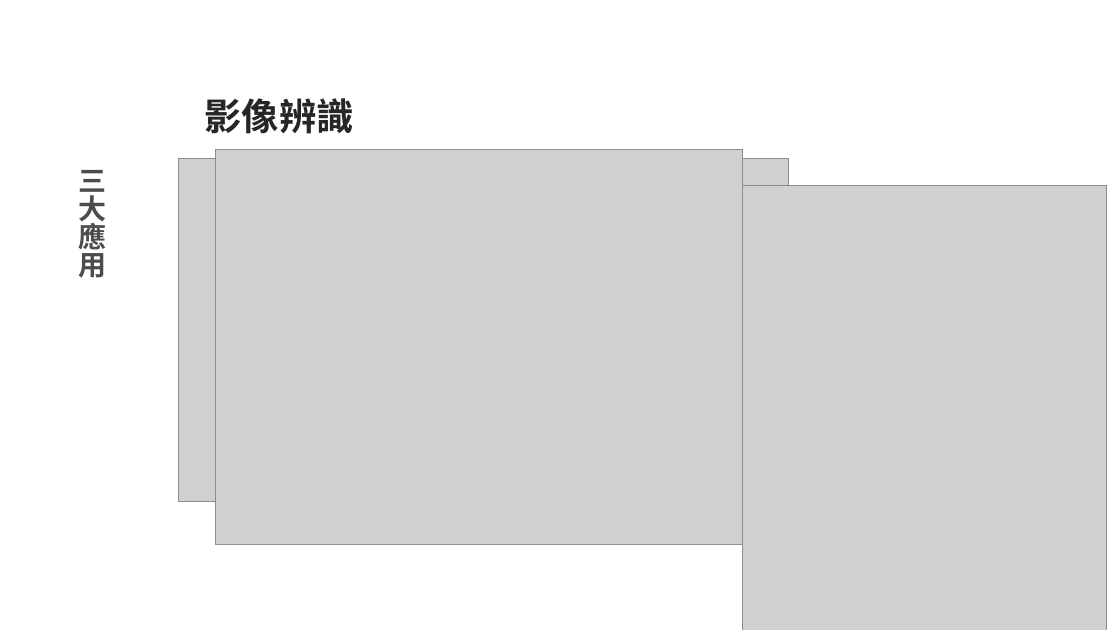
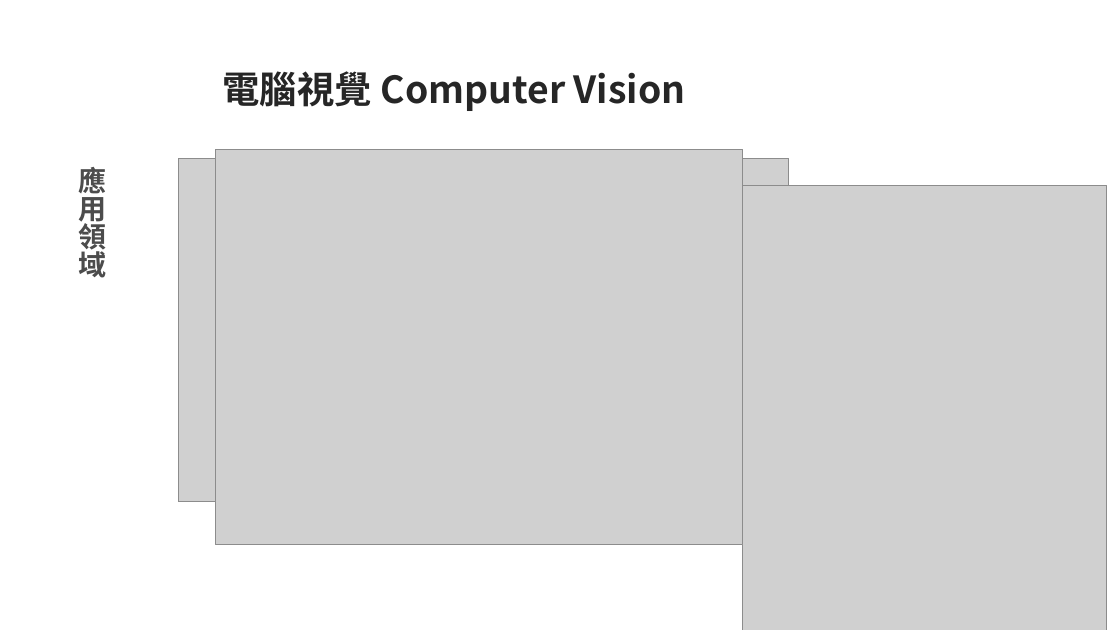
Before and after one commit to pcmsricky/chatbot, a slide deck: slide 11 of NLP2.pptx. Drawn at 1120x630 pixels with LibreOffice and Linux fonts; fonts in the diff are those of the drawing; grey boxes stand for pictures; background and template pictures are left out. Boxes give left, top, right and bottom in pixels: in the first picture for what was removed or moved away, otherwise in the second. Text is boxed around its words. In the diff, an @@ line names an element or a change of style, - is before the commit and + after.

```diff
--- a/NLP2.pptx
+++ b/NLP2.pptx
@@ text added at <box>223,71,686,111</box>, 32 pt, text #262626, bold @@
+電腦視覺 Computer Vision
@@ text removed at <box>204,98,353,134</box> @@
-影像辨識
@@ text at <box>79,163,107,278</box>: text changed @@
-三大應用
+應用領域
```
Also in this commit, not shown: 5 other slides changed, 6 slides added, 2 other files.
